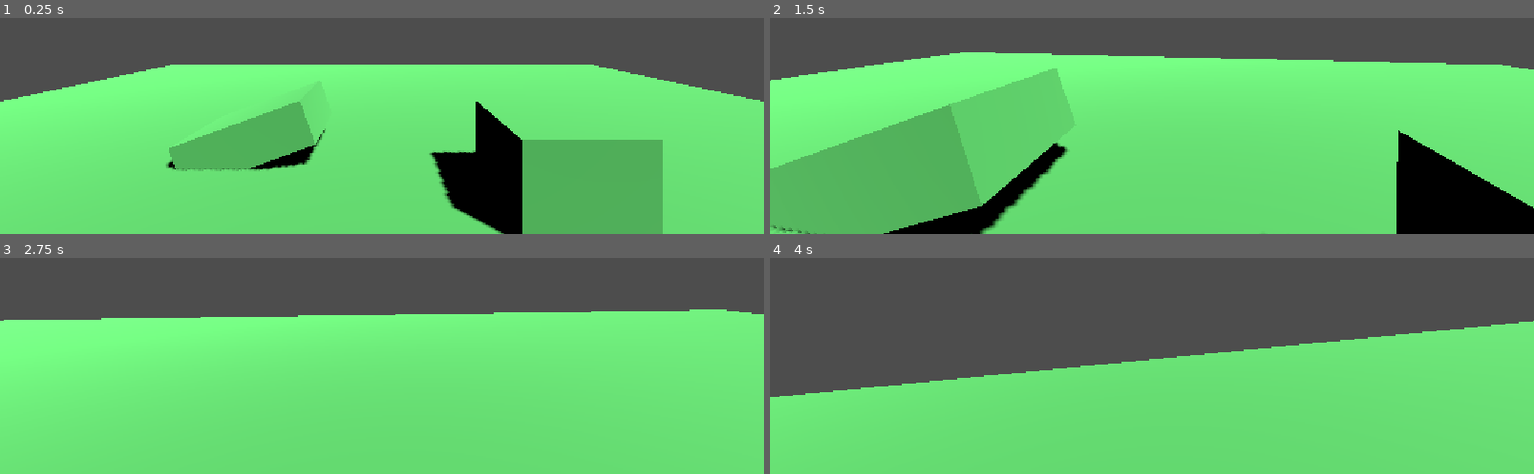
Above: before the commit, frames 1-4 (two rows, left to right).
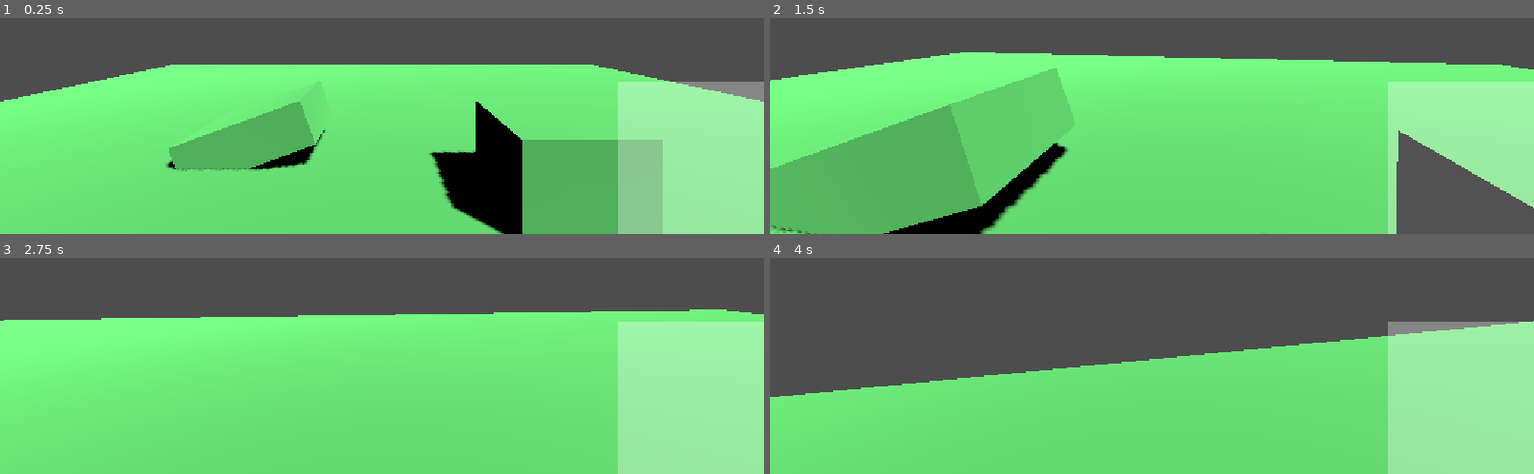
Above: after the commit, the same moments.

Repository: tan15hacks/lowpoly-android
Game: Godot game, scene res://scenes/main.tscn
The game is run twice, just before and just after one commit, with the same random seed, the same clock (stepped at 60 frames per second) and the same inputs.
Inputs (mouse positions are in pixels of both pictures, inside the frame that each line leads up to):
- Up to frame 1 (0.25 s): no input
- Up to frame 2 (1.5 s): move the mouse to (1190, 18) at 0.52 s; hold W (move_forward) from 0.53 s (still down); tap Space (jump) at 0.6, 0.77, 1.07, 1.35 s; move the mouse to (1113, 22) at 1.27 s
- Up to frame 3 (2.75 s): keep holding W (move_forward); tap Space (jump) at 1.52, 1.82, 2.1 s; move the mouse to (outside the picture) at 2.02 s
- Up to frame 4 (4 s): keep holding W (move_forward); move the mouse to (1144, 266) at 2.77 s; tap Space (jump) at 2.85, 3.02, 3.32, 3.6, 3.77 s; move the mouse to (1205, 264) at 3.52 s

The runs differ from the first frame. In frame 1, 13% of the frame differs, in the area x 80-100%, y 29-100%; in frame 2, 13%; in frame 3, 13%; in frame 4, 13%.

Commit message:
Auto-position mobile jump button

Diff:
--- a/lowpoly-android/scripts/mobile_controls.gd
+++ b/lowpoly-android/scripts/mobile_controls.gd
@@ -21,6 +21,8 @@
 	jump_button.pressed.connect(func() -> void:
 		jump_pressed.emit()
 	)
+	get_viewport().size_changed.connect(_position_jump_button)
+	_position_jump_button()
 	_reset_joystick()
 
 func _input(event: InputEvent) -> void:
@@ -68,3 +70,8 @@
 func _reset_joystick() -> void:
 	joystick_base.visible = false
 	joystick_knob.position = joystick_base.size * 0.5 - joystick_knob.size * 0.5
+
+func _position_jump_button() -> void:
+	var screen_size := get_viewport().get_visible_rect().size
+	var button_size := Vector2(140, 140)
+	jump_button.position = Vector2(screen_size.x - button_size.x - 80, screen_size.y - button_size.y - 90)
